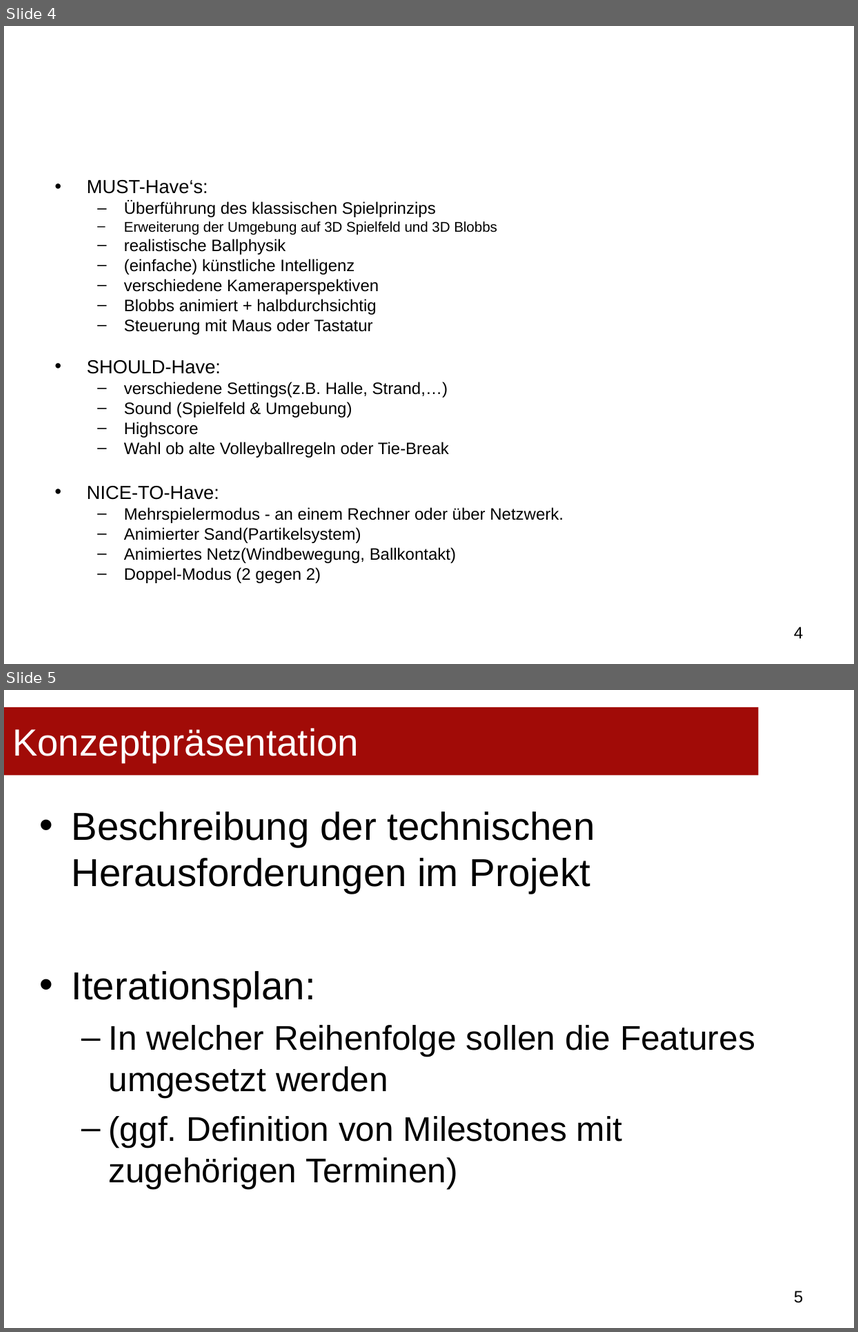
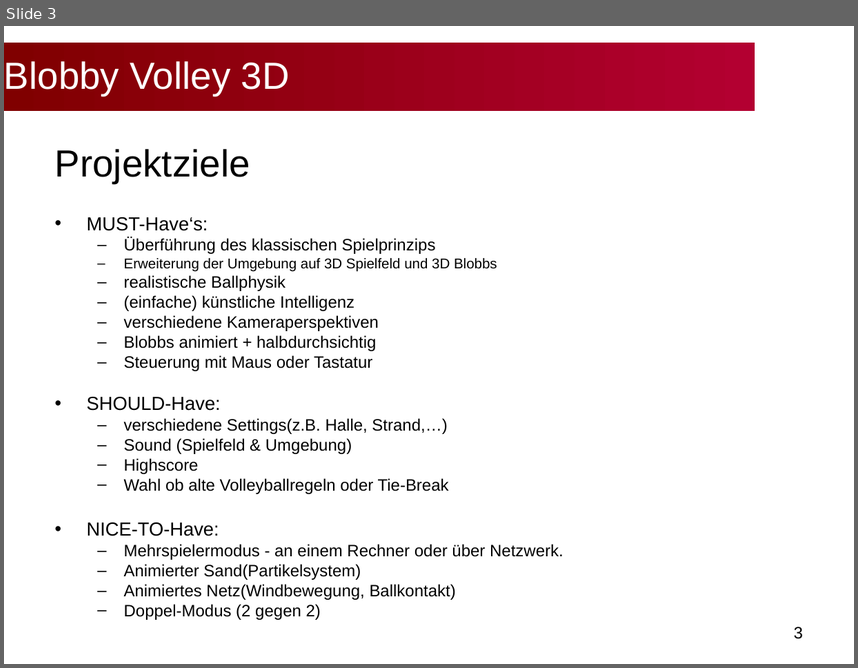
Before and after one commit to bwasty/blobby-volley-3d, a slide deck: Präsentationen/Slides-Konzeptpräsentation.ppt. Shown one above the other, each under a label of ours: slides 4 and 5 before the commit, slide 3 after it. The pictures are 858x1332 and 858x668 pixels, drawn with LibreOffice and Linux fonts; fonts in the diff are those of the drawing; background and template pictures are left out. Boxes give left, top, right and bottom in pixels: in the first picture for what was removed or moved away, otherwise in the second. Text is boxed around its words. In the diff, an @@ line names an element or a change of style, - is before the commit and + after.

```diff
--- a/Präsentationen/Slides-Konzeptpräsentation.ppt
+++ b/Präsentationen/Slides-Konzeptpräsentation.ppt
@@ slide 5 removed at bbox=[4, 690, 854, 1328], background #FFFFFF @@
@@ title removed at bbox=[4, 707, 759, 775] @@
-Konzeptpräsentation
@@ text removed at bbox=[72, 811, 755, 1188] @@
-• Beschreibung der technischen Herausforderungen im Projekt
-• Iterationsplan:
-  – In welcher Reihenfolge sollen die Features umgesetzt werden
-  – (ggf. Definition von Milestones mit zugehörigen Terminen)
@@ page number removed at bbox=[794, 1290, 803, 1303] @@
-5
@@ what was slide 4 is now slide 3 @@
@@ slide 3 changed as well @@
@@ title added at bbox=[4, 43, 755, 111], fill gradient #B30031 to #800000, 32 pt, text #FFFFFF @@
+Blobby Volley 3D
@@ text "Projektziele": place and size @@
-text "Projektziele" at bbox=[87, 180, 564, 583]
+text "Projektziele" at bbox=[55, 149, 564, 619]
@@ text at bbox=[55, 149, 250, 183]: paragraph added @@
+Projektziele
@@ text at bbox=[87, 217, 221, 536]: indent changed @@
@@ page number at bbox=[794, 626, 803, 639]: text changed @@
-4
+3
```
Also in this commit, not shown: 2 other slides changed, 2 slides added, 2 other slides removed.
